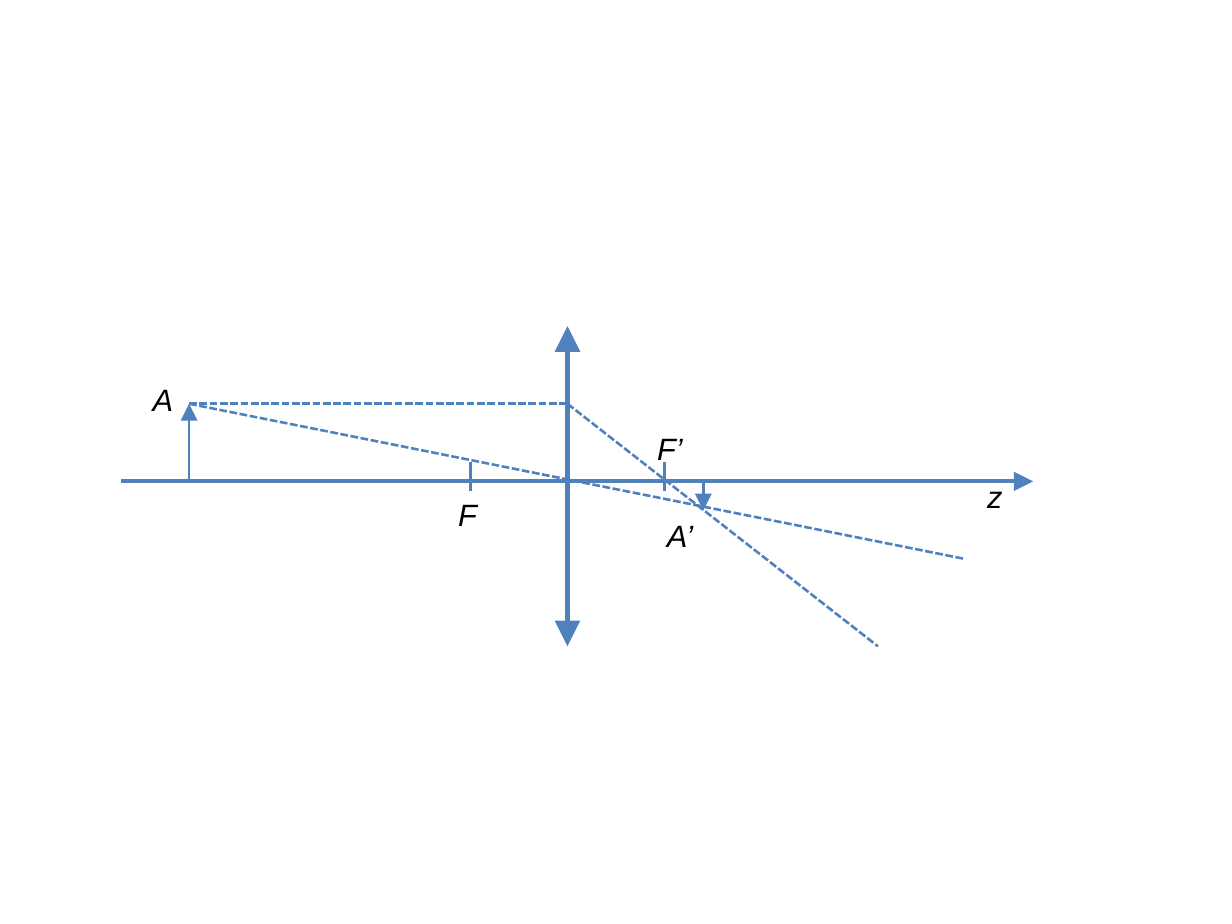
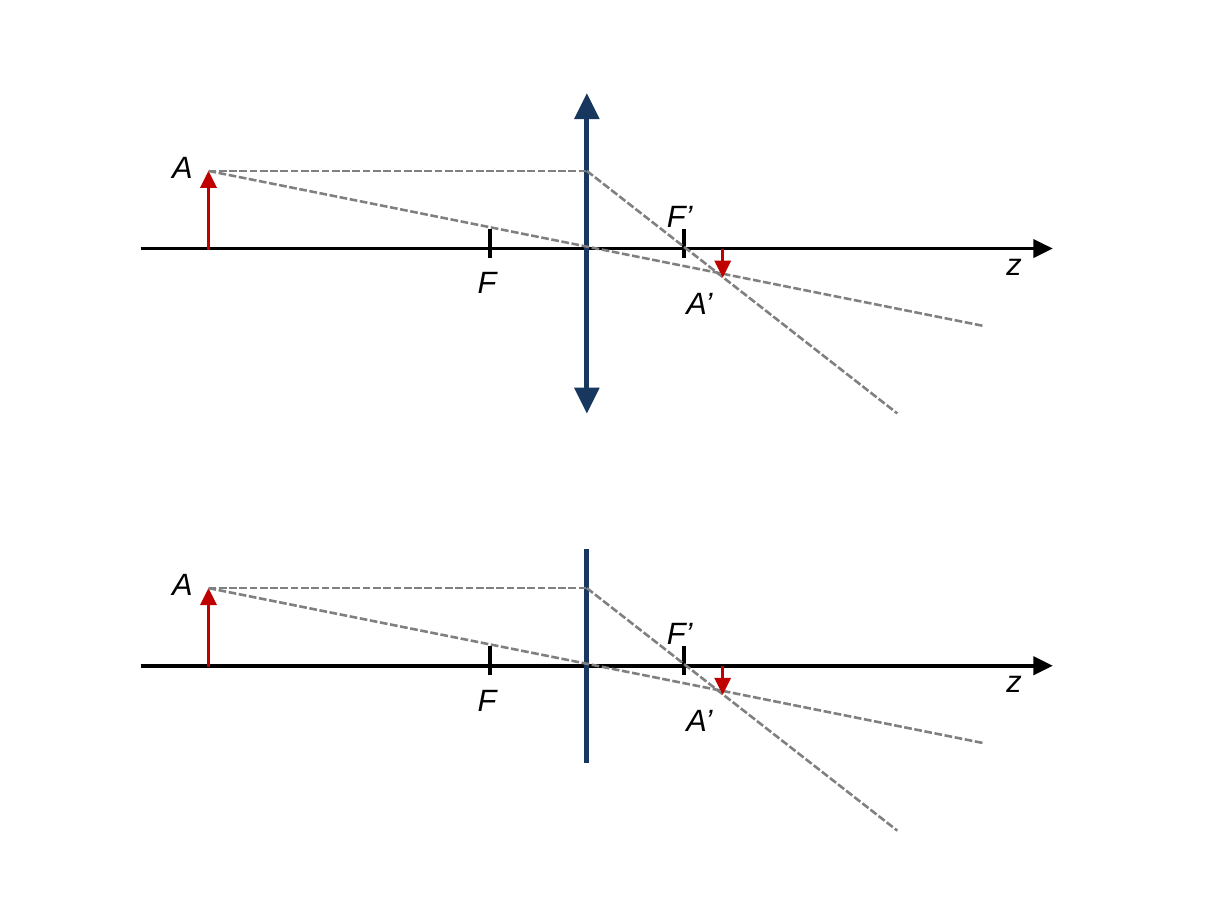
Before and after one commit to aline-vernier/octo-elective, a slide deck: slide 2 of illustrations.pptx. Drawn at 1232x924 pixels with LibreOffice and Linux fonts; fonts in the diff are those of the drawing. Boxes give left, top, right and bottom in pixels: in the first picture for what was removed or moved away, otherwise in the second. Text is boxed around its words. In the diff, an @@ line names an element or a change of style, - is before the commit and + after.

```diff
--- a/illustrations.pptx
+++ b/illustrations.pptx
@@ double arrow moved from (568, 647) - (568, 326) to (586, 414) - (586, 94) @@
@@ double arrow (586, 414) - (586, 94): stroke #4F81BD 3 pt to #17375E 3 pt @@
@@ arrow (208, 250) - (208, 171): stroke #4F81BD 1.5 pt to #C00000 1.5 pt @@
@@ line (208, 171) - (586, 171): stroke #4F81BD 1.5 pt dashed to #808080 1.5 pt dashed @@
@@ line (208, 171) - (984, 326): stroke #4F81BD 1.5 pt dashed to #808080 1.5 pt dashed @@
@@ line (586, 171) - (897, 414): stroke #4F81BD 1.5 pt dashed to #808080 1.5 pt dashed @@
@@ text "F’": place and size @@
-text "F’" at bbox=[657, 438, 683, 465]
+text "F’" at bbox=[667, 205, 693, 232]
@@ line (490, 259) - (490, 229): stroke #4F81BD 2.25 pt to #000000 2.25 pt @@
@@ line (684, 259) - (684, 229): stroke #4F81BD 2.25 pt to #000000 2.25 pt @@
@@ 5 lines, 4 texts, 3 arrows: place and size @@
-5 lines, 4 texts, 3 arrows at bbox=[121, 389, 1034, 647]
+5 lines, 4 texts, 3 arrows at bbox=[140, 156, 1052, 414]
@@ arrow (140, 249) - (1052, 249): stroke #4F81BD 2.25 pt to #000000 2.25 pt @@
@@ arrow (723, 249) - (723, 277): stroke #4F81BD 1.5 pt to #C00000 1.5 pt @@
@@ line added from (586, 763) to (586, 549), #17375E 3 pt @@
@@ text added at bbox=[172, 573, 193, 595], 18 pt, text #000000, italic @@
+A
@@ arrow added from (208, 667) to (208, 588), #C00000 1.5 pt @@
@@ line added from (208, 588) to (586, 588), #808080 1.5 pt dashed @@
@@ line added from (208, 588) to (984, 743), #808080 1.5 pt dashed @@
@@ line added from (586, 588) to (897, 830), #808080 1.5 pt dashed @@
@@ text added at bbox=[667, 622, 693, 649], 18 pt, text #000000, italic @@
+F’
@@ line added from (490, 675) to (490, 647), #000000 2.25 pt @@
@@ line added from (684, 675) to (684, 647), #000000 2.25 pt @@
@@ arrow added from (140, 665) to (1052, 665), #000000 2.25 pt @@
@@ text added at bbox=[478, 689, 497, 711], 18 pt, text #000000, italic @@
+F
@@ arrow added from (723, 665) to (723, 695), #C00000 1.5 pt @@
@@ text added at bbox=[1006, 675, 1021, 692], 18 pt, text #000000, italic @@
+z
@@ text added at bbox=[686, 709, 712, 731], 18 pt, text #000000, italic @@
+A’
```
Also in this commit, not shown: 2 other files.
